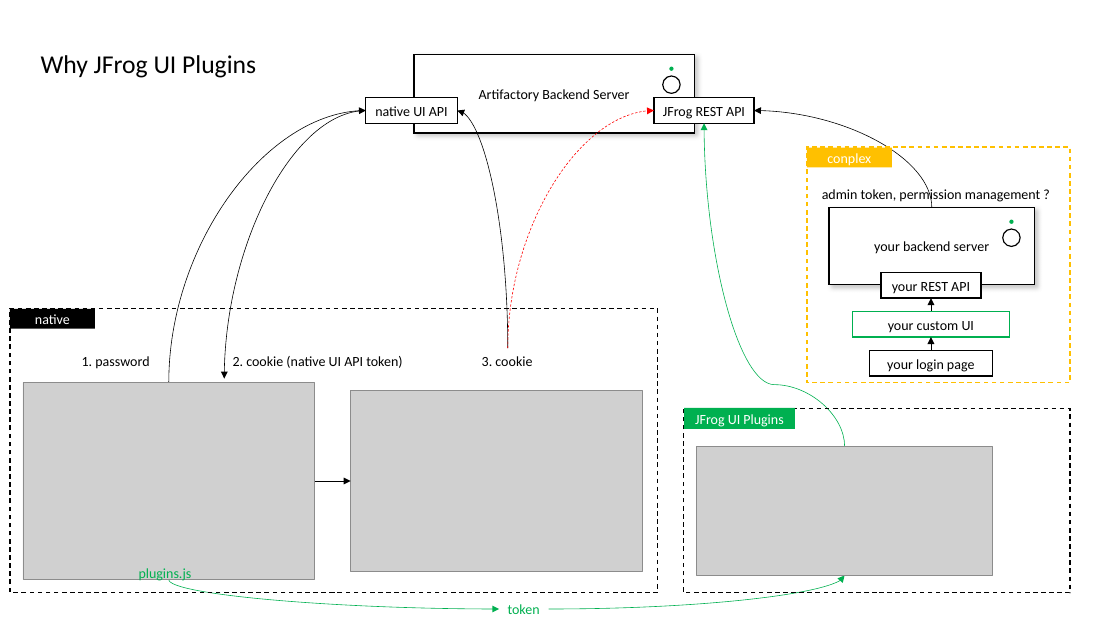
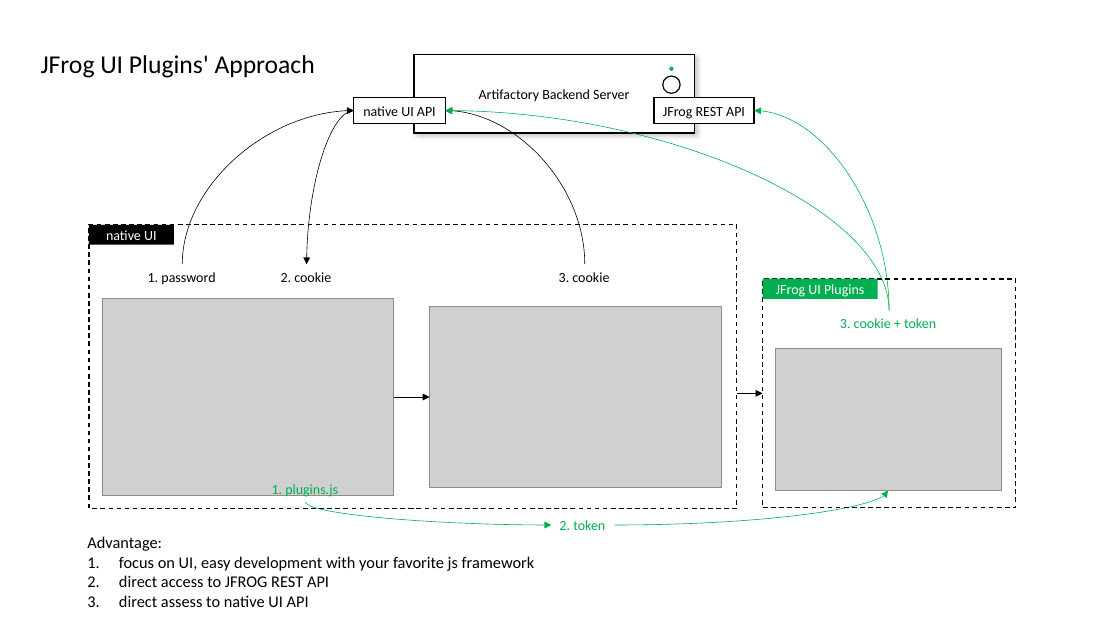
Before and after one commit to JFrogChina/JFrog-UI-Chinese-Plugins, a slide deck: slide 2 of images/design.pptx (slide 1 before the commit). Drawn at 1120x630 pixels with LibreOffice and Linux fonts; fonts in the diff are those of the drawing; grey boxes stand for pictures. Boxes give left, top, right and bottom in pixels: in the first picture for what was removed or moved away, otherwise in the second. Text is boxed around its words. In the diff, an @@ line names an element or a change of style, - is before the commit and + after.

```diff
--- a/images/design.pptx
+++ b/images/design.pptx
@@ text at bbox=[41, 55, 315, 78]: text changed @@
-Why JFrog UI Plugins
+JFrog UI Plugins' Approach
@@ curved arrow moved from (169, 382) - (366, 111) to (182, 265) - (354, 111) @@
@@ curved arrow moved from (366, 111) - (224, 379) to (354, 111) - (307, 265) @@
@@ rectangle "native UI API": place and size @@
-rectangle "native UI API" at bbox=[366, 98, 458, 124]
+rectangle "native UI API" at bbox=[354, 98, 445, 124]
@@ curved arrow moved from (507, 349) - (457, 111) to (585, 265) - (445, 111) @@
@@ curved arrow added from (889, 311) to (445, 111), #00B050 0.5 pt @@
@@ curved arrow removed from (507, 349) to (655, 111) @@
@@ curved arrow moved from (845, 446) - (704, 124) to (889, 311) - (755, 111) @@
@@ curved arrow removed from (932, 208) to (755, 111) @@
@@ 2 pictures, 2 rectangles, 1 arrow: place and size @@
-2 pictures, 2 rectangles, 1 arrow at bbox=[10, 308, 658, 592]
+2 pictures, 2 rectangles, 1 arrow at bbox=[89, 224, 737, 508]
@@ text in rectangle at bbox=[106, 230, 156, 240]: text changed @@
-native
+native UI
@@ text "1. password": place and size @@
-text "1. password" at bbox=[82, 356, 149, 369]
+text "1. password" at bbox=[148, 272, 215, 285]
@@ text "3. cookie": place and size @@
-text "3. cookie" at bbox=[482, 356, 532, 366]
+text "3. cookie" at bbox=[559, 272, 609, 282]
@@ text at bbox=[281, 272, 331, 282]: text changed @@
-2. cookie (native UI API token)
+2. cookie
@@ rectangle "JFrog UI Plugins": place and size @@
-rectangle "JFrog UI Plugins" at bbox=[684, 408, 795, 429]
+rectangle "JFrog UI Plugins" at bbox=[763, 279, 878, 299]
@@ rectangle: place and size @@
-rectangle at bbox=[684, 408, 1070, 592]
+rectangle at bbox=[763, 279, 1016, 507]
@@ text added at bbox=[840, 318, 936, 328], 12 pt, text #00B050 @@
+3. cookie + token
@@ picture: place and size @@
-picture at bbox=[697, 446, 993, 576]
+picture at bbox=[776, 349, 1001, 491]
@@ group removed at bbox=[807, 147, 1070, 383]: 6 rectangles, 2 ellipses, 2 arrows, 1 text @@
-your backend server
-your REST API
-admin token, permission management ?
-conplex
-your custom UI
-your login page
@@ arrow added from (737, 393) to (763, 393), #000000 0.5 pt @@
@@ text at bbox=[272, 484, 338, 498]: text changed @@
-plugins.js
+1. plugins.js
@@ curved arrow moved from (169, 580) - (499, 609) to (306, 502) - (551, 525) @@
@@ curved arrow moved from (549, 609) - (845, 576) to (615, 525) - (888, 491) @@
@@ text added at bbox=[87, 536, 535, 607], 14 pt, text #000000 @@
+Advantage:
+1. focus on UI, easy development with your favorite js framework
+2. direct access to JFROG REST API
+3. direct assess to native UI API
@@ text at bbox=[559, 520, 605, 530]: text changed @@
-token
+2. token
```
Also in this commit, not shown: 2 slides added, 5 other files.
